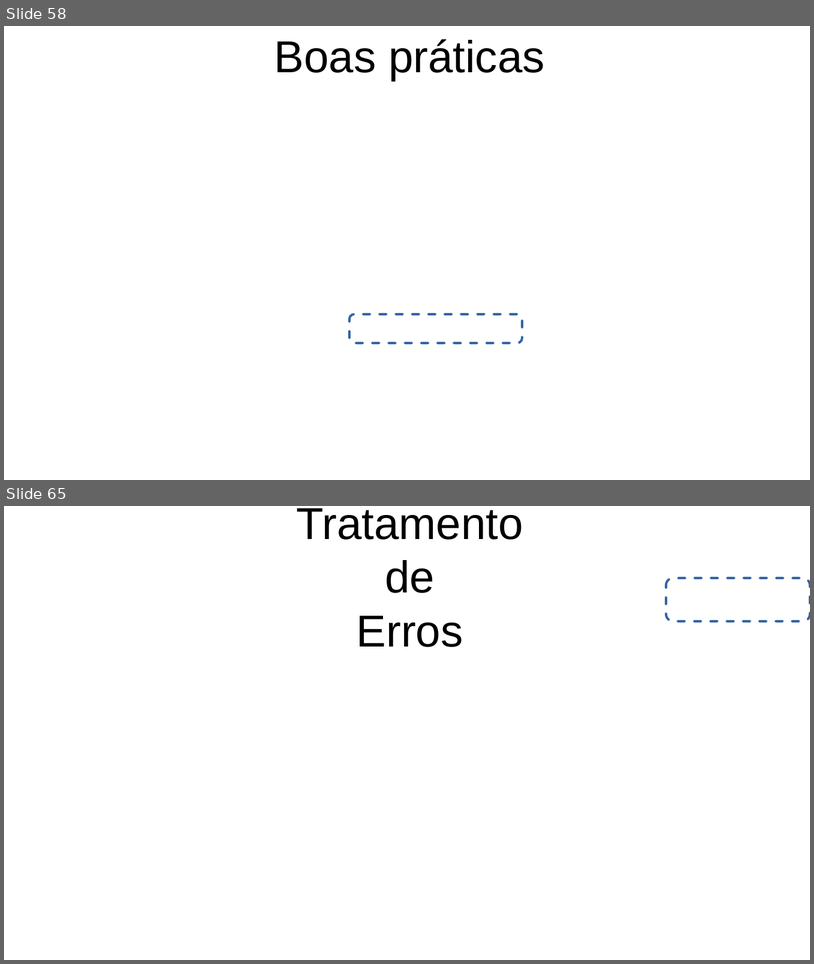
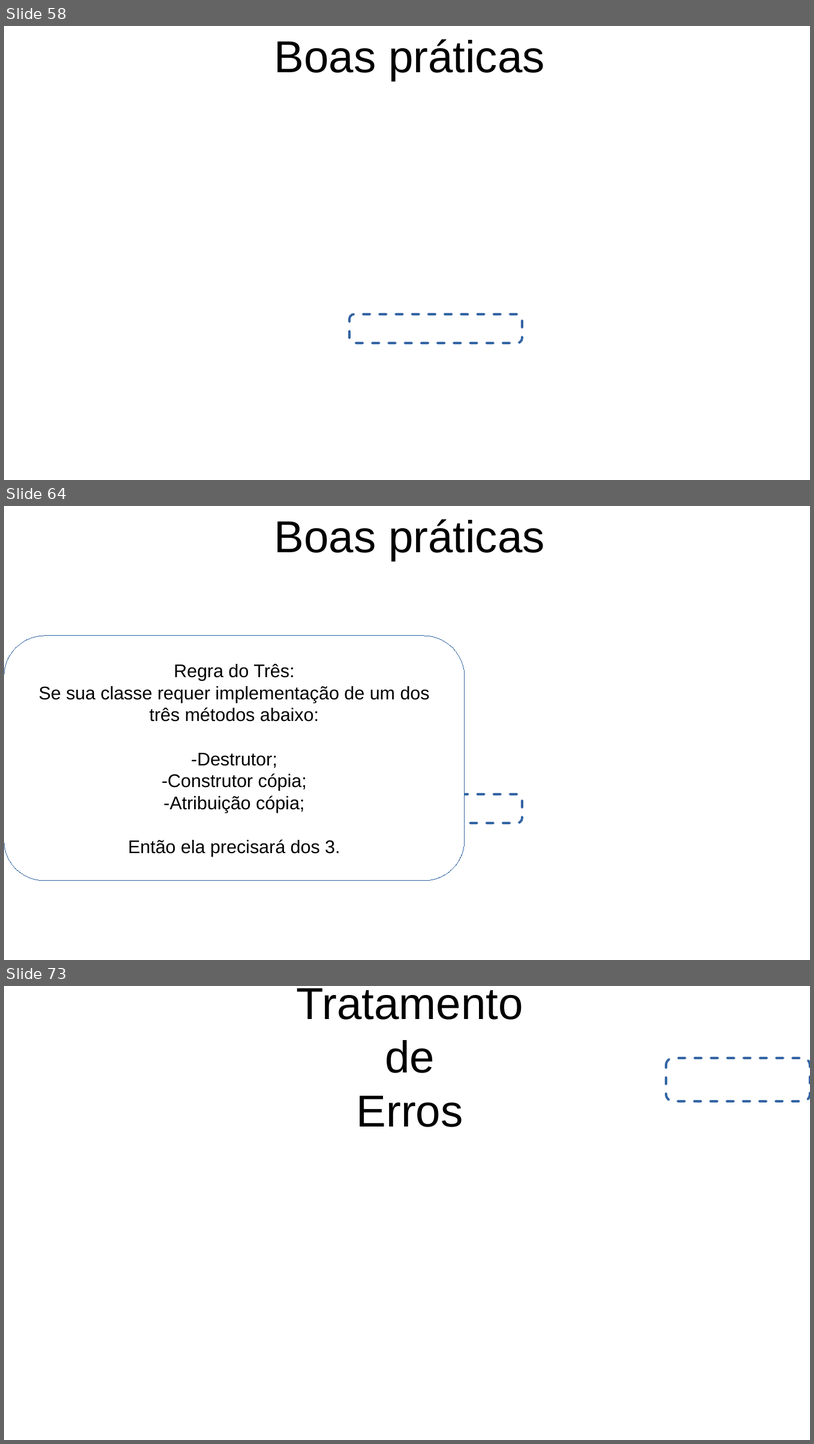
Before and after one commit to FerrazArthur/cpp-concepts-exposure, a slide deck: Apresentacao.odp. Shown one above the other, each under a label of ours: slides 58 and 65 before the commit, slides 58, 64 and 73 after it; the slides between them are not shown. The pictures are 814x964 and 814x1444 pixels, drawn with LibreOffice and Linux fonts; fonts in the diff are those of the drawing; background and template pictures are left out. Boxes give left, top, right and bottom in pixels: in the first picture for what was removed or moved away, otherwise in the second. Text is boxed around its words. In the diff, an @@ line names an element or a change of style, - is before the commit and + after.

```diff
--- a/Apresentacao.odp
+++ b/Apresentacao.odp
@@ slide 64 added at [4,506,810,960], background picture (left out) @@
@@ title added at [275,519,545,561], 44 pt, text #000000 @@
+Boas práticas
@@ rounded rectangle added at [4,636,465,880], fill #FFFFFF, outline #3465A4 0 pt, 18 pt, text #000000 @@
+Regra do Três:
+Se sua classe requer implementação de um dos três métodos abaixo:
+-Destrutor;
+-Construtor cópia;
+-Atribuição cópia;
+Então ela precisará dos 3.
@@ rounded rectangle added at [350,795,522,823], outline #3465A4 2.3 pt dashed @@
@@ what was slide 65 is now slide 73 @@
```
Also in this commit, not shown: 8 slides changed, 7 other slides added, 5 other files.
